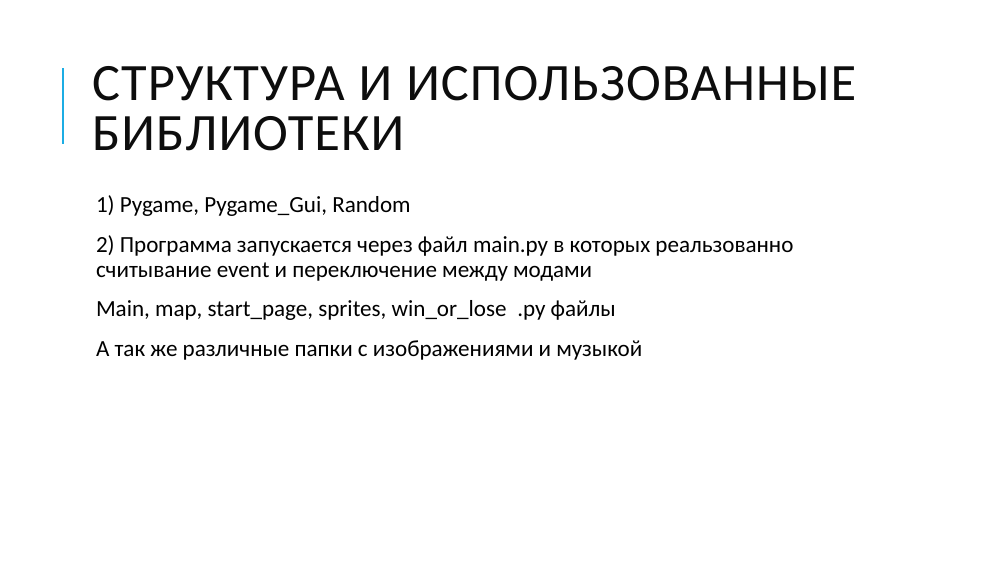
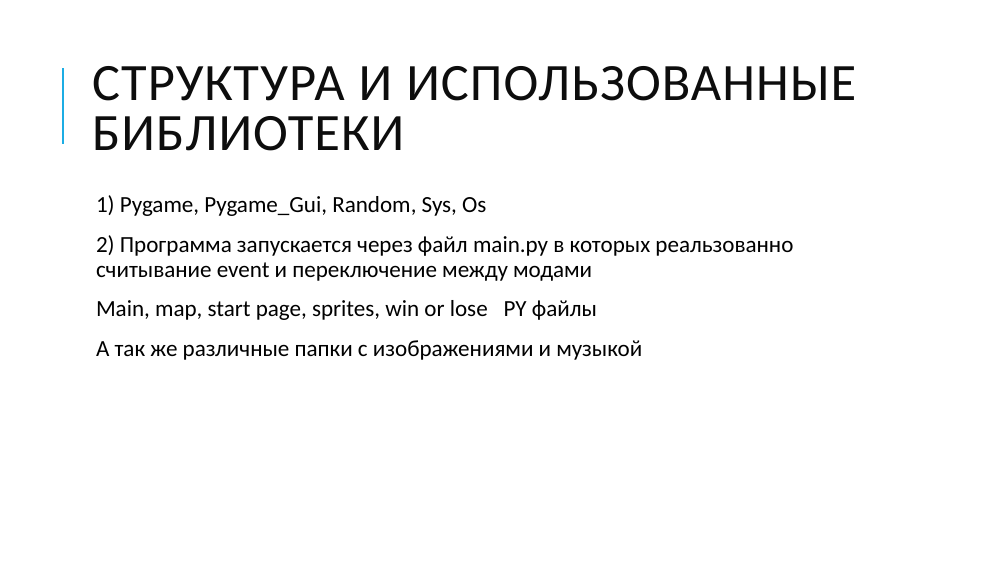
Before and after one commit to AmirHusnutdinov/Battle-City, a slide deck: slide 3 of ТАНЧИКИ НА pYGAME.pptx. Drawn at 1008x567 pixels with LibreOffice and Linux fonts; fonts in the diff are those of the drawing. Boxes give left, top, right and bottom in pixels: in the first picture for what was removed or moved away, otherwise in the second. Text is boxed around its words. In the diff, an @@ line names an element or a change of style, - is before the commit and + after.

```diff
--- a/ТАНЧИКИ НА pYGAME.pptx
+++ b/ТАНЧИКИ НА pYGAME.pptx
@@ text at [96,195,486,216]: text changed @@
-  1) Pygame, Pygame_Gui, Random
+  1) Pygame, Pygame_Gui, Random, Sys, Os
@@ text at [96,300,597,320]: text changed @@
-  Main, map, start_page, sprites, win_or_lose .py файлы
+  Main, map, start page, sprites, win or lose PY файлы
```
Also in this commit, not shown: 3 other slides changed, 9 other files.
